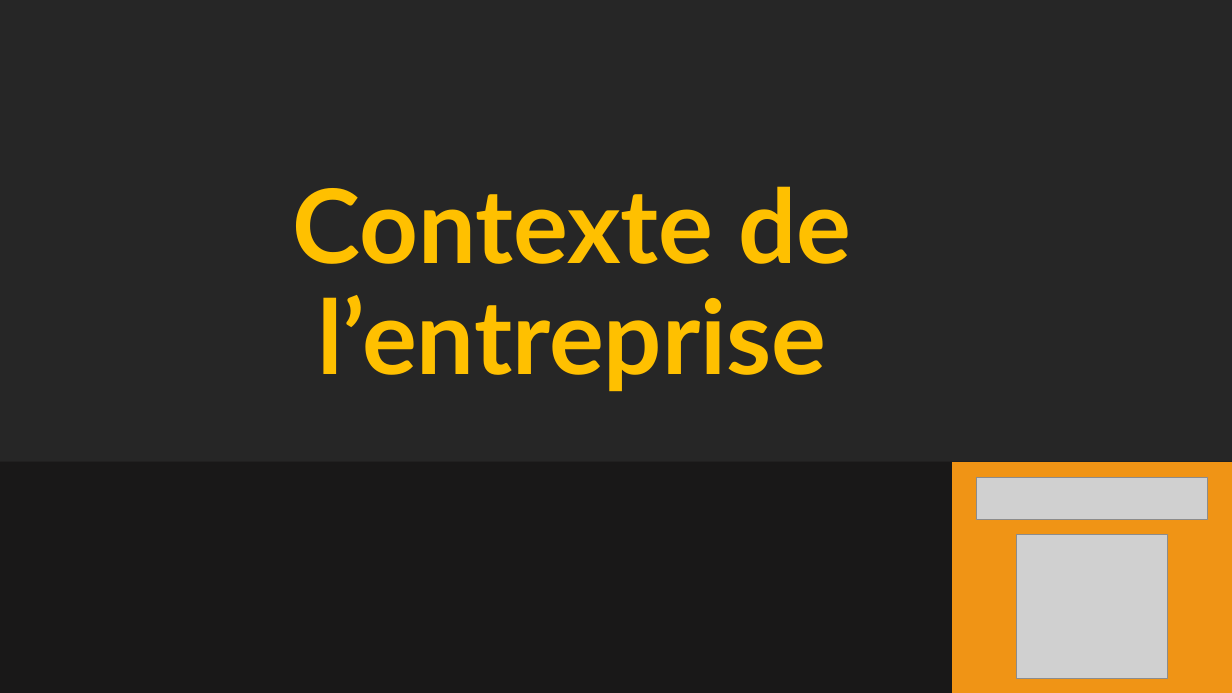
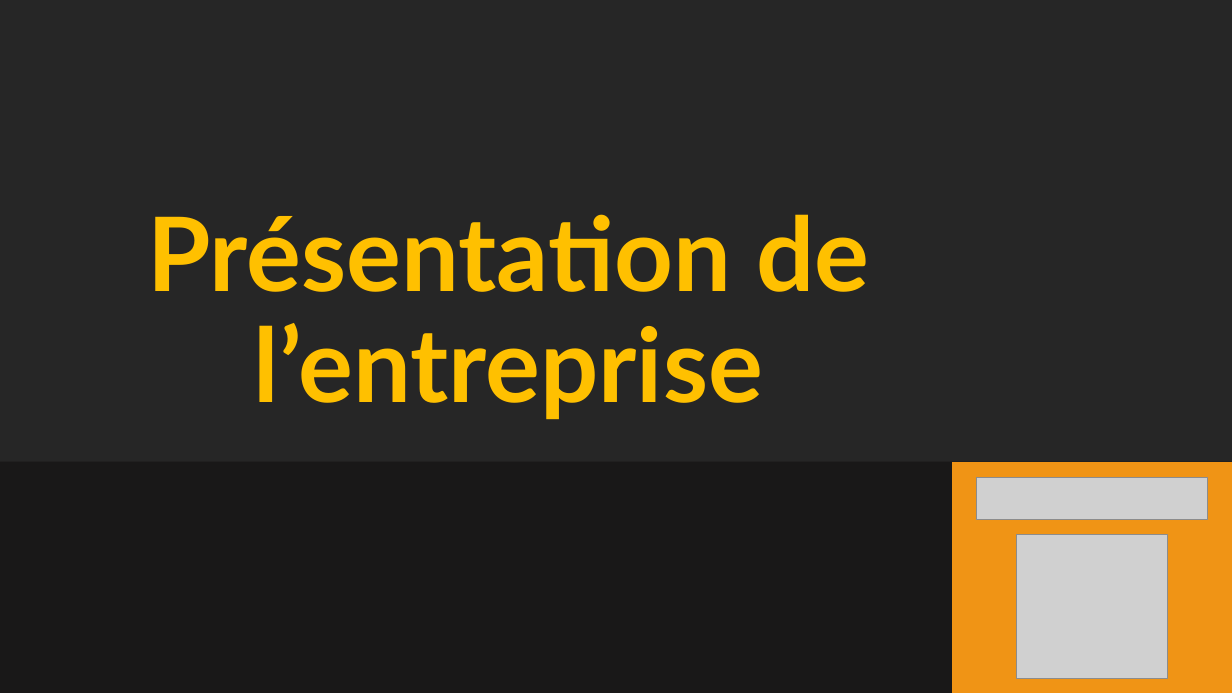
Before and after one commit to RaimonDylan/cnam, a slide deck: slide 3 of Rapport d'activité/ppt_Rapport2.odp. Drawn at 1232x693 pixels with LibreOffice and Linux fonts; fonts in the diff are those of the drawing; grey boxes stand for pictures; background and template pictures are left out. Boxes give left, top, right and bottom in pixels: in the first picture for what was removed or moved away, otherwise in the second. Text is boxed around its words. In the diff, an @@ line names an element or a change of style, - is before the commit and + after.

```diff
--- a/Rapport d'activité/ppt_Rapport2.odp
+++ b/Rapport d'activité/ppt_Rapport2.odp
@@ title at [147, 214, 869, 419]: text changed @@
-Contexte de l’entreprise
+Présentation de l’entreprise
```
Also in this commit, not shown: 11 other slides changed, 7 slides added, 7 slides removed, 1 other file.
